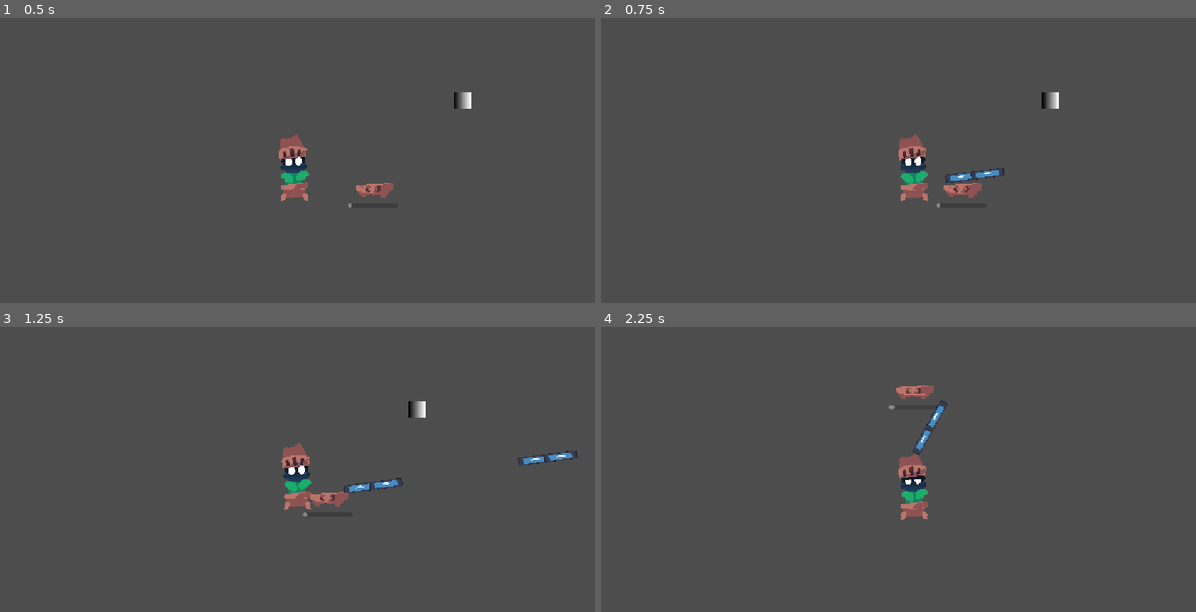
Above: before the commit, frames 1-4 (two rows, left to right).
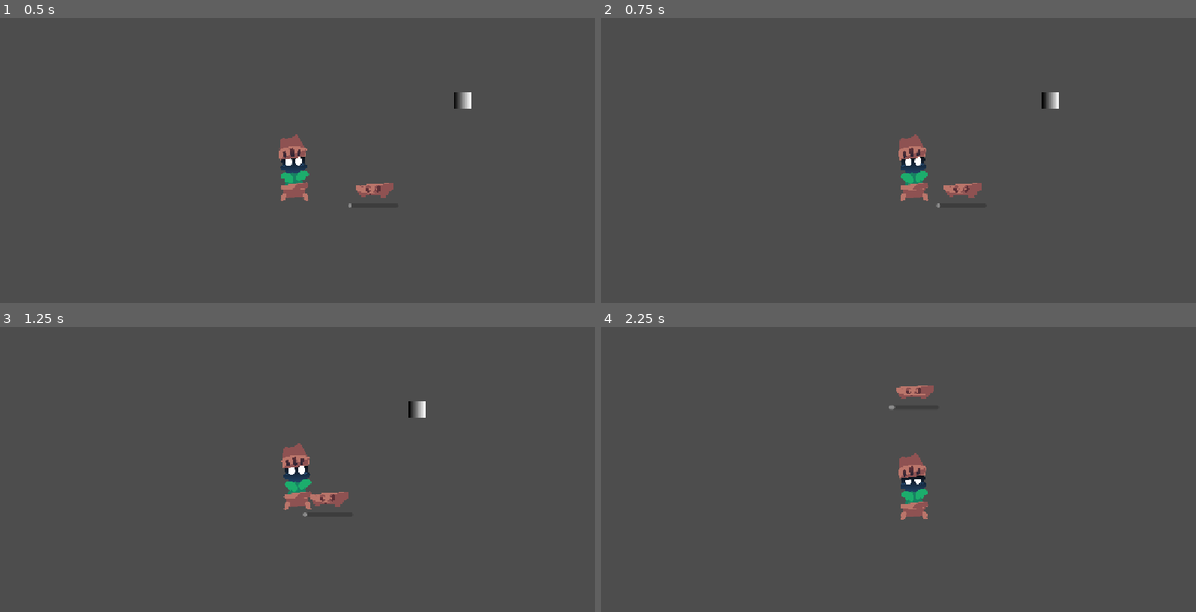
Above: after the commit, the same moments.

Repository: INV-matt/GMTK-Game-Jam-2026
Game: Godot game, scene res://debug/debug_world.tscn
The game is run twice, just before and just after one commit, with the same random seed, the same clock (stepped at 60 frames per second) and the same inputs. The engine's default icon, where the game draws it, is replaced by a stand-in: a white triangle on a blue panel in a dark square.
Inputs (mouse positions are in pixels of both pictures, inside the frame that each line leads up to):
- Up to frame 1 (0.5 s): no input
- Up to frame 2 (0.75 s): tap Enter at 0.5 s; move the mouse to (1029, 169) at 0.52 s; press the mouse at (1029, 169) at 0.53 s; hold D (move_right) from 0.53 s (still down)
- Up to frame 3 (1.25 s): keep holding D (move_right)
- Up to frame 4 (2.25 s): move the mouse to (773, 512) at 1.27 s; release D (move_right) at 1.28 s; release the mouse at (773, 512) at 1.28 s; hold S (move_down) 1.28-2.03 s; click (773, 512) at 1.35 s; move the mouse to (958, 421) at 2.02 s; press the mouse at (958, 421) at 2.03 s; hold D (move_right) from 2.03 s (still down)

Frame 1 is identical in both runs. In frame 2, 0.2% of the frame differs, in the area x 57-68%, y 52-58%; in frame 3, 0.4%, in the area x 57-98%, y 43-59%; in frame 4, 0.2%.

Commit message:
Pre-merge cleanup

Diff:
--- a/abilities/ability.gd
+++ b/abilities/ability.gd
@@ -6,7 +6,7 @@
 @export_multiline() var description: String
 @export var icon: Texture2D
 
-var plant_stage: int = 2
+var plant_stage: int = 0
 
 var is_ready: bool = true
 
--- a/player/player.gd
+++ b/player/player.gd
@@ -25,10 +25,10 @@
   move_and_slide()
 
 func on_heal(amt: float) -> void:
-  print("Healed %s, health remaining: %s" % [amt, hp_comp.hp])
+  print("Healed %s, health remaining: %s" % [-amt, hp_comp.hp])
 
 func on_hit(amt: float) -> void:
-  print("Hit %s, health remaining: %s" % [-amt, hp_comp.hp])
+  print("Hit %s, health remaining: %s" % [amt, hp_comp.hp])
 
 func on_death() -> void:
   print("You died")
@@ -42,5 +42,5 @@
   global_position = Vector2(0, 0) # TODO: make it spawn in its original spawn point, not on the greenhouse
 
 func _process(_delta: float) -> void:
-  if Input.is_action_pressed("primary"):
+  if ability and Input.is_action_pressed("primary"):
     ability.use_ability(self, get_global_mouse_position())
--- a/player/player.tscn
+++ b/player/player.tscn
@@ -1,7 +1,6 @@
 [gd_scene format=3 uid="uid://cpxllxa1xe7k3"]
 
 [ext_resource type="Script" uid="uid://n8fcaaksuqjl" path="res://player/player.gd" id="1_oul6g"]
-[ext_resource type="Resource" uid="uid://bddwvcmxgn3pw" path="res://abilities/roses_ability/roses_ability.tres" id="2_qjkh3"]
 [ext_resource type="Script" uid="uid://bfuubedgq33em" path="res://components/hurtbox.gd" id="2_rkbax"]
 [ext_resource type="Script" uid="uid://d1jlu0g173ory" path="res://components/hp_comp.gd" id="3_g1dw6"]
 [ext_resource type="Texture2D" uid="uid://ct5ehol4o2vkq" path="res://assets/sprites/Terracota_Idle_Sheet.png" id="4_yw30f"]
@@ -341,7 +340,6 @@
 
 [node name="Player" type="CharacterBody2D" unique_id=386552564]
 script = ExtResource("1_oul6g")
-ability = ExtResource("2_qjkh3")
 
 [node name="Hurtbox" type="Area2D" parent="." unique_id=1828331245]
 position = Vector2(0, -37)
